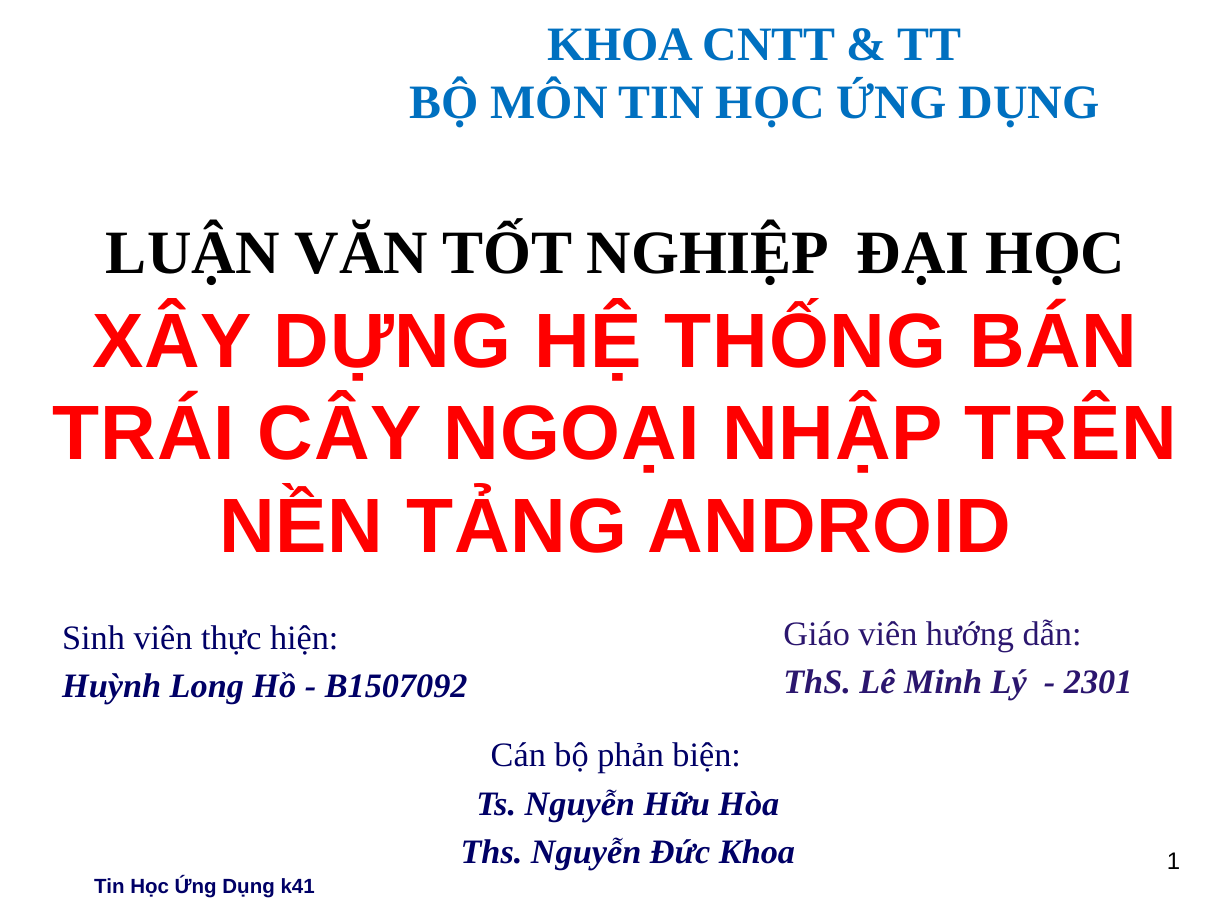
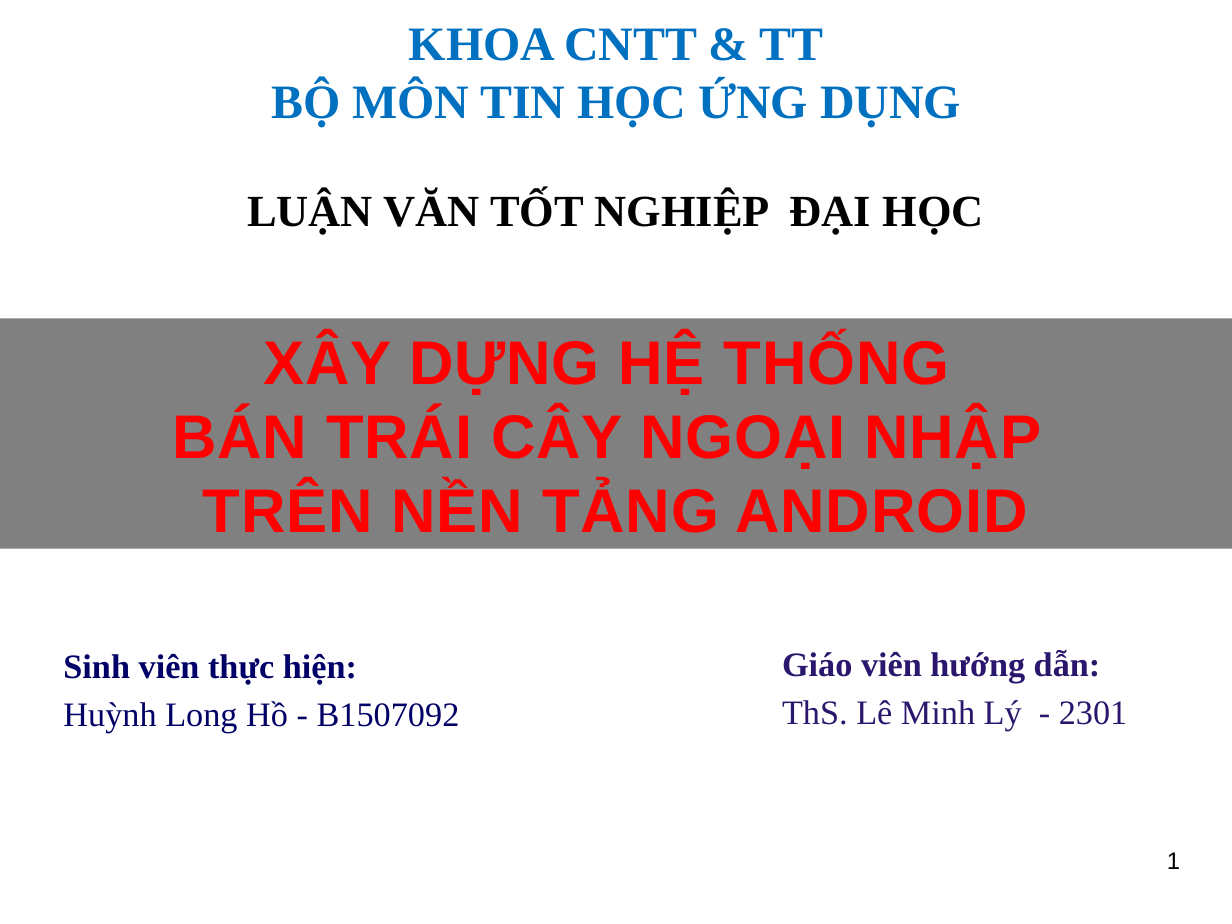
Before and after one commit to HuynhLongHo/LuanVan, a slide deck: slide 1 of Slide Bao Cao.pptx. Drawn at 1232x924 pixels with LibreOffice and Linux fonts; fonts in the diff are those of the drawing; background and template pictures are left out. Boxes give left, top, right and bottom in pixels: in the first picture for what was removed or moved away, otherwise in the second. Text is boxed around its words. In the diff, an @@ line names an element or a change of style, - is before the commit and + after.

```diff
--- a/Slide Bao Cao.pptx
+++ b/Slide Bao Cao.pptx
@@ title "KHOA CNTT & TT BỘ ...": place and size @@
-title "KHOA CNTT & TT BỘ ..." at [410,28,1100,128]
+title "KHOA CNTT & TT BỘ ..." at [271,28,961,128]
@@ subtitle "LUẬN VĂN TỐT NGHIỆP ĐẠI ...": place and size @@
-subtitle "LUẬN VĂN TỐT NGHIỆP ĐẠI ..." at [106,224,1125,284]
+subtitle "LUẬN VĂN TỐT NGHIỆP ĐẠI ..." at [247,191,983,235]
@@ subtitle "LUẬN VĂN TỐT NGHIỆP ĐẠI ..." at [247,191,983,235]: size 36 to 26 pt; less space between paragraphs @@
@@ rectangle "XÂY DỰNG HỆ THỐNG": place and size @@
-rectangle "XÂY DỰNG HỆ THỐNG" at [53,306,1177,553]
+rectangle "XÂY DỰNG HỆ THỐNG" at [0,318,1232,548]
@@ rectangle "XÂY DỰNG HỆ THỐNG" at [0,318,1232,548]: fill none to #808080 @@
@@ text in rectangle at [172,334,1041,533]: text changed; size 45 to 36 pt @@
-XÂY DỰNG HỆ THỐNG BÁN TRÁI CÂY NGOẠI NHẬP TRÊN NỀN TẢNG ANDROID
+XÂY DỰNG HỆ THỐNG
+BÁN TRÁI CÂY NGOẠI NHẬP
+TRÊN NỀN TẢNG ANDROID
@@ text "Sinh viên thực hiện:": place and size @@
-text "Sinh viên thực hiện:" at [62,625,468,704]
+text "Sinh viên thực hiện:" at [63,654,460,733]
@@ text "Sinh viên thực hiện:" at [63,654,460,733]: bold on in "Sinh viên thực hiện:"; bold off, italic off in "Huỳnh Long Hồ - B1507092" @@
@@ text "Giáo viên hướng dẫn:": place and size @@
-text "Giáo viên hướng dẫn:" at [783,619,1133,700]
+text "Giáo viên hướng dẫn:" at [782,650,1128,731]
@@ text "Giáo viên hướng dẫn:" at [782,650,1128,731]: bold on in "Giáo viên hướng dẫn:"; bold off, italic off in "ThS. Lê Minh Lý - 2301" @@
@@ text removed at [461,742,795,870] @@
-Cán bộ phản biện:
-Ts. Nguyễn Hữu Hòa
-Ths. Nguyễn Đức Khoa
@@ text removed at [94,876,315,897] @@
-Tin Học Ứng Dụng k41
```
Also in this commit, not shown: 4 other slides changed, 6 other files.
